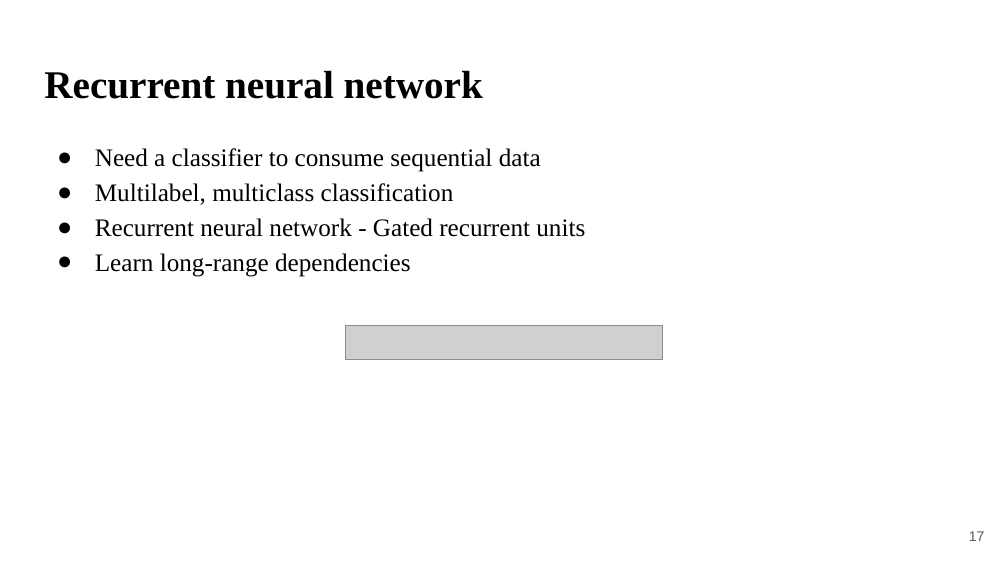
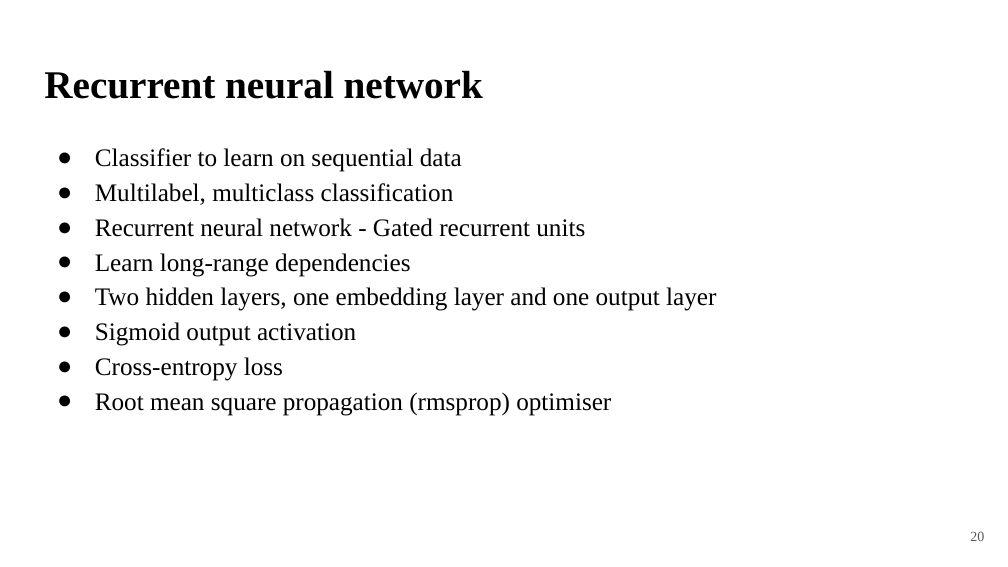
Before and after one commit to anuprulez/latex_master_thesis, a slide deck: slide 20 of Presentation_figures/MasterThesisPresentation.pptx (slide 17 before the commit). Drawn at 1008x567 pixels with LibreOffice and Linux fonts; fonts in the diff are those of the drawing; grey boxes stand for pictures. Boxes give left, top, right and bottom in pixels: in the first picture for what was removed or moved away, otherwise in the second. Text is boxed around its words. In the diff, an @@ line names an element or a change of style, - is before the commit and + after.

```diff
--- a/Presentation_figures/MasterThesisPresentation.pptx
+++ b/Presentation_figures/MasterThesisPresentation.pptx
@@ text at box(95, 148, 462, 172): text changed @@
-● Need a classifier to consume sequential data
+● Classifier to learn on sequential data
@@ text at box(95, 287, 716, 416): paragraphs added @@
+● Two hidden layers, one embedding layer and one output layer
+● Sigmoid output activation
+● Cross-entropy loss
+● Root mean square propagation (rmsprop) optimiser
@@ picture removed at box(346, 326, 662, 359) @@
@@ page number at box(970, 531, 984, 541): text changed; font Arial to Times New Roman @@
-17
+20
```
Also in this commit, not shown: 14 other slides changed, 18 slides added, 20 other files.
